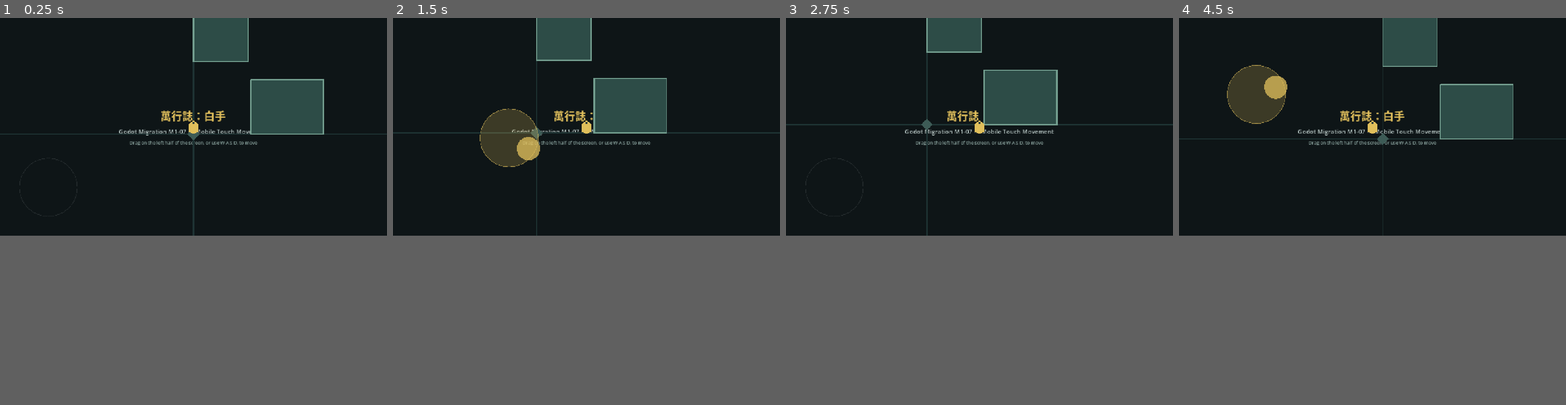
Above: before the commit, frames 1-4 (left to right).
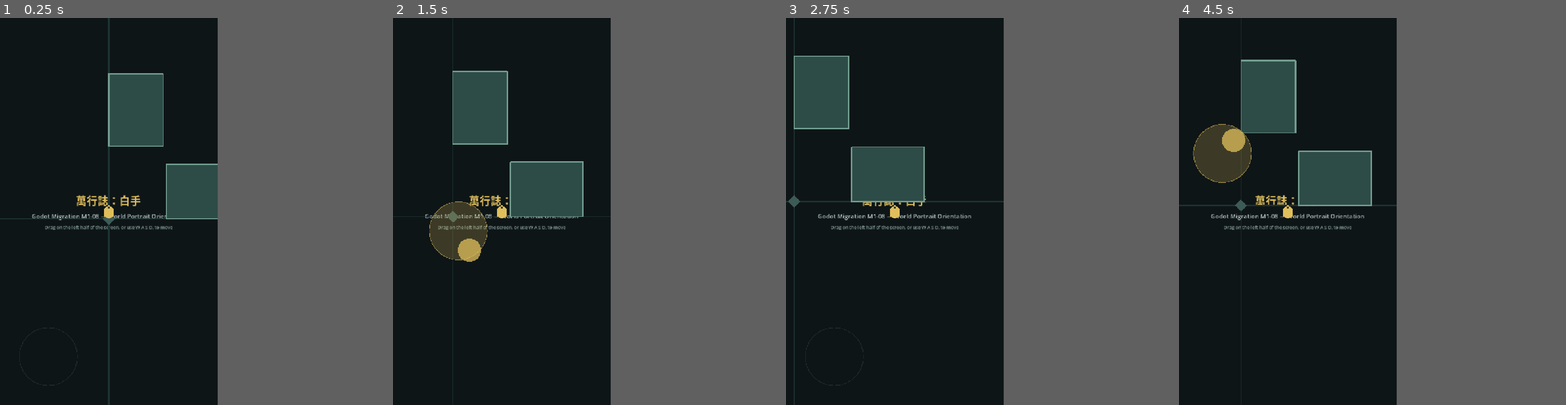
Above: after the commit, the same moments.

Repository: 8tdgdvs26d-netizen/project-gersang-mobile
Game: Godot game, scene res://scenes/main.tscn
The game is run twice, just before and just after one commit, with the same random seed, the same clock (stepped at 60 frames per second) and the same inputs.
Inputs (mouse positions are in pixels of both pictures, inside the frame that each line leads up to):
- Up to frame 1 (0.25 s): no input
- Up to frame 2 (1.5 s): tap Enter at 0.5 s; move the mouse to (671, 114) at 0.52 s; hold D (move_right) 0.53-1.25 s; click (671, 114) at 0.67 s; drag from (509, 137) to (567, 168) at 1.27 s
- Up to frame 3 (2.75 s): move the mouse to (1018, 79) at 2.02 s; hold D (move_right) from 2.03 s (still down)
- Up to frame 4 (4.5 s): release D (move_right) at 2.75 s; drag from (1353, 168) to (1256, 95) at 2.77 s; move the mouse to (1488, 161) at 3.52 s; hold A (move_left) 3.53-4.25 s; drag from (1256, 95) to (1314, 72) at 4.27 s
In our replay, the window is 800x450 before the commit and 450x800 after it. These sizes can differ from the game's own. Grey fills any space a smaller window leaves; there, only what the larger window draws over its background counts as a difference.

The runs differ from the first frame. In frame 1, 11% of the frame differs, in the area x 0-100%, y 0-100%; in frame 2, 14%; in frame 3, 12%; in frame 4, 14%.

Commit message:
feat(godot): add M1-08 world portrait orientation
Switch the world prototype to a 720x1280 portrait viewport, lock handheld
orientation to portrait, and add a 405x720 desktop window override for Mac
testing. Movement, joystick, camera and collision code are unchanged.

Co-Authored-By: Claude Opus 5.5 <noreply@anthropic.com>
Claude-Session: https://claude.ai/code/session_01CPuDgFREwJNYYd7guvJZ5v

Diff:
--- a/godot/project.godot
+++ b/godot/project.godot
@@ -16,9 +16,12 @@
 
 [display]
 
-window/size/viewport_width=1280
-window/size/viewport_height=720
+window/size/viewport_width=720
+window/size/viewport_height=1280
+window/size/window_width_override=405
+window/size/window_height_override=720
 window/stretch/mode="canvas_items"
+window/handheld/orientation=1
 
 [input]
 
--- a/godot/scenes/main.tscn
+++ b/godot/scenes/main.tscn
@@ -74,7 +74,7 @@
 [node name="Subtitle" type="Label" parent="Interface/Content/Status"]
 theme_override_colors/font_color = Color(0.73, 0.79, 0.78, 1)
 theme_override_font_sizes/font_size = 20
-text = "Godot Migration M1-07 — Mobile Touch Movement"
+text = "Godot Migration M1-08 — World Portrait Orientation"
 horizontal_alignment = 1
 
 [node name="Scope" type="Label" parent="Interface/Content/Status"]
--- a/godot/scripts/main.gd
+++ b/godot/scripts/main.gd
@@ -1,7 +1,7 @@
 extends Node2D
 
-const BOOTSTRAP_VERSION := "M1-07"
+const BOOTSTRAP_VERSION := "M1-08"
 
 
 func _ready() -> void:
-	print("Myrial: Unwritten ", BOOTSTRAP_VERSION, " mobile touch movement ready")
+	print("Myrial: Unwritten ", BOOTSTRAP_VERSION, " world portrait orientation ready")
--- /dev/null
+++ b/godot/tests/verify_m1_08.gd
@@ -0,0 +1,89 @@
+extends SceneTree
+
+const PORTRAIT_SIZE := Vector2(720.0, 1280.0)
+const DESKTOP_WINDOW_SIZE := Vector2i(405, 720)
+
+var _checks := 0
+var _failures := 0
+
+
+func _initialize() -> void:
+	_verify_project_settings()
+
+	var main_scene := load("res://scenes/main.tscn") as PackedScene
+	_check(main_scene != null, "Main scene must load")
+	var main := main_scene.instantiate()
+	root.add_child(main)
+	# Wait until the scene is inside the tree so _ready and the viewport exist.
+	await physics_frame
+
+	var visible_size := root.get_visible_rect().size
+	_check(visible_size.is_equal_approx(PORTRAIT_SIZE), "Visible world must be the 720x1280 portrait rect")
+	_check(visible_size.y > visible_size.x, "Visible world must be taller than wide")
+
+	var player := main.get_node_or_null("Actors/Player") as Player
+	var joystick := main.get_node_or_null("TouchControls/Joystick") as TouchJoystick
+	_check(player != null, "Main scene must contain the player")
+	_check(joystick != null, "M1-07 joystick must still load in portrait")
+	_check(player._touch_joystick == joystick, "Player must still read the joystick")
+	_check(joystick.get_viewport_rect().size.is_equal_approx(PORTRAIT_SIZE), "Joystick must use the portrait viewport")
+
+	_verify_joystick_left_side(player, joystick)
+	_verify_single_physics_path()
+
+	if _failures == 0:
+		print("M1-08 world portrait orientation verification passed (%d checks)" % _checks)
+	quit(1 if _failures > 0 else 0)
+
+
+func _verify_project_settings() -> void:
+	_check(ProjectSettings.get_setting("display/window/size/viewport_width") == 720, "Viewport width must be 720")
+	_check(ProjectSettings.get_setting("display/window/size/viewport_height") == 1280, "Viewport height must be 1280")
+	_check(ProjectSettings.get_setting("display/window/handheld/orientation") == DisplayServer.SCREEN_PORTRAIT, "Handheld orientation must be portrait")
+	_check(ProjectSettings.get_setting("display/window/stretch/mode") == "canvas_items", "Stretch mode must stay canvas_items")
+	var desktop_window := Vector2i(
+		ProjectSettings.get_setting("display/window/size/window_width_override"),
+		ProjectSettings.get_setting("display/window/size/window_height_override")
+	)
+	_check(desktop_window == DESKTOP_WINDOW_SIZE, "Desktop test window override must be 405x720")
+	_check(is_equal_approx(float(desktop_window.x) / desktop_window.y, PORTRAIT_SIZE.x / PORTRAIT_SIZE.y), "Desktop window must keep the portrait aspect")
+
+
+func _verify_joystick_left_side(player: Player, joystick: TouchJoystick) -> void:
+	_touch(joystick, 0, Vector2(500, 900), true)
+	_check(not joystick.is_active(), "Right half of the portrait screen must not start the joystick")
+
+	_touch(joystick, 0, Vector2(160, 1100), true)
+	_check(joystick.is_active(), "Lower-left portrait press must start the joystick")
+	_drag(joystick, 0, Vector2(160, 700))
+	_check(player.get_movement_direction().is_equal_approx(Vector2.UP), "Portrait joystick must drive the player")
+	_touch(joystick, 0, Vector2(160, 700), false)
+	_check(player.get_movement_direction() == Vector2.ZERO, "Portrait release must stop the player")
+
+
+func _verify_single_physics_path() -> void:
+	var player_source := FileAccess.get_file_as_string("res://scripts/player.gd")
+	_check(player_source.count("move_and_slide()") == 1, "Player must keep exactly one move_and_slide call")
+	_check(player_source.contains("get_movement_direction() * move_speed"), "Player velocity must still come from the shared direction")
+
+
+func _touch(joystick: TouchJoystick, index: int, position: Vector2, pressed: bool) -> void:
+	var event := InputEventScreenTouch.new()
+	event.index = index
+	event.position = position
+	event.pressed = pressed
+	joystick.handle_input_event(event)
+
+
+func _drag(joystick: TouchJoystick, index: int, position: Vector2) -> void:
+	var event := InputEventScreenDrag.new()
+	event.index = index
+	event.position = position
+	joystick.handle_input_event(event)
+
+
+func _check(condition: bool, message: String) -> void:
+	_checks += 1
+	if not condition:
+		_failures += 1
+		push_error("FAILED: " + message)
Not shown, changed: godot/README.md
